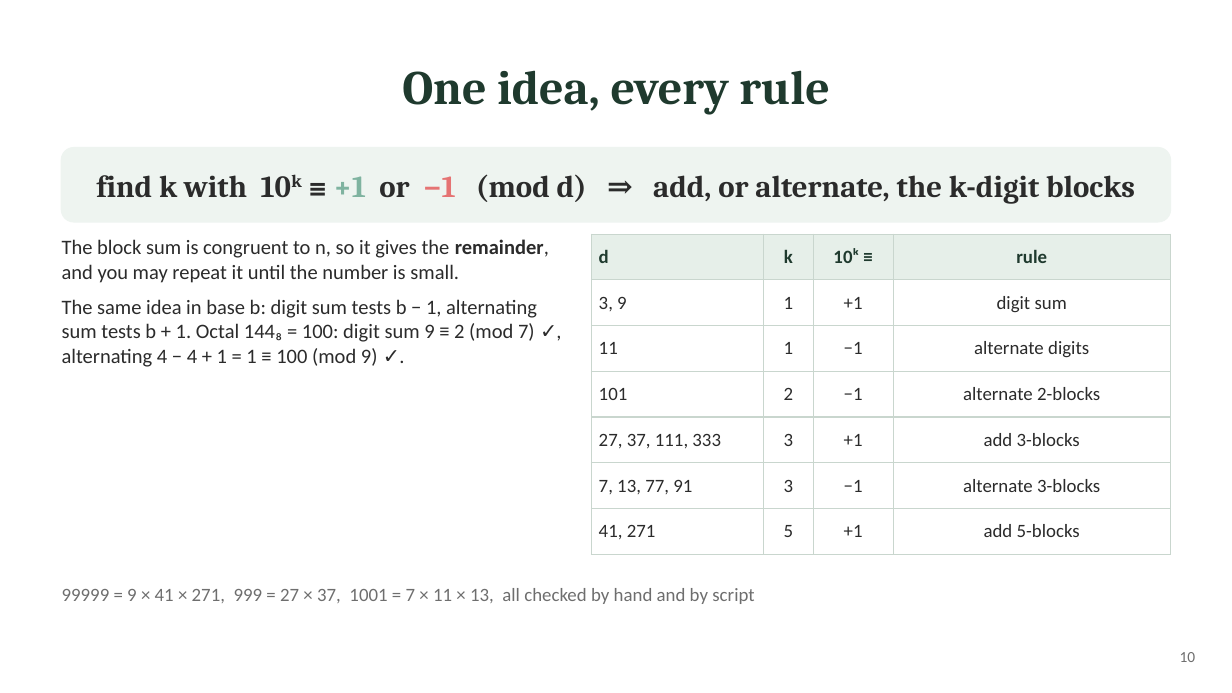
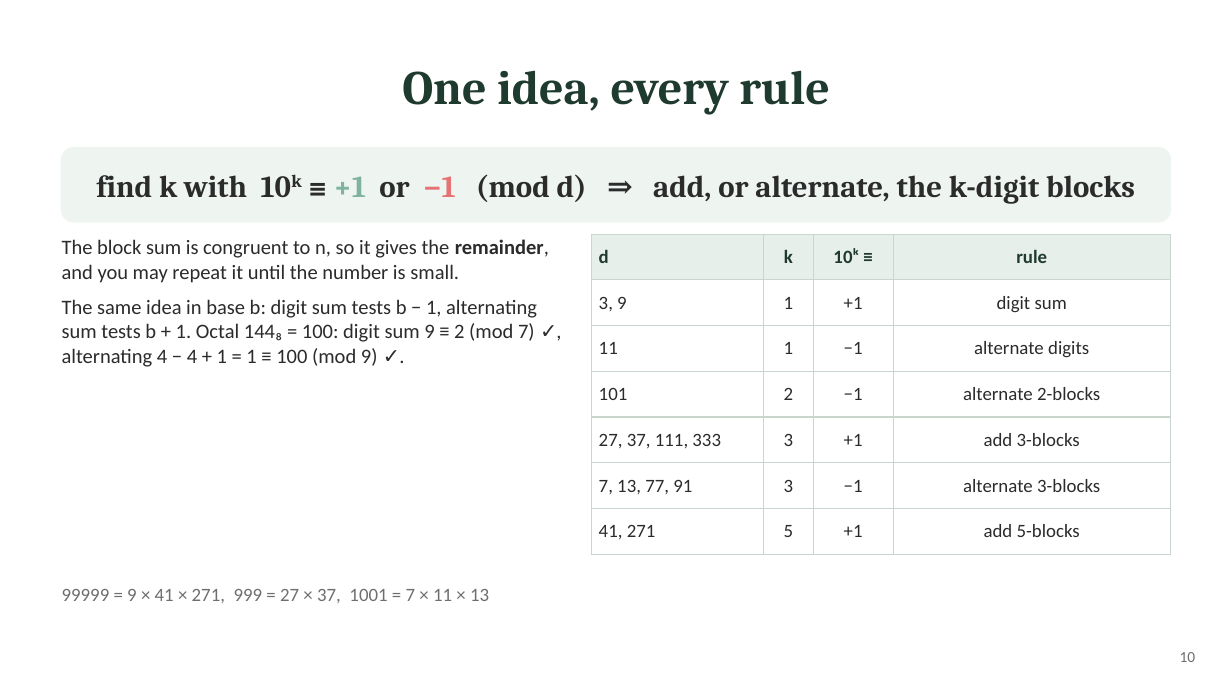
Before and after one commit to ZhihengLi0/math5248, a slide deck: slide 10 of presentation/PPT完整版.pptx. Drawn at 1232x693 pixels with LibreOffice and Linux fonts; fonts in the diff are those of the drawing. Boxes give left, top, right and bottom in pixels: in the first picture for what was removed or moved away, otherwise in the second. Text is boxed around its words. In the diff, an @@ line names an element or a change of style, - is before the commit and + after.

```diff
--- a/presentation/PPT完整版.pptx
+++ b/presentation/PPT完整版.pptx
@@ text at (62, 589, 489, 603): text changed @@
-99999 = 9 × 41 × 271, 999 = 27 × 37, 1001 = 7 × 11 × 13, all checked by hand and by script
+99999 = 9 × 41 × 271, 999 = 27 × 37, 1001 = 7 × 11 × 13
```
Also in this commit, not shown: 3 other slides changed, 15 other files.
